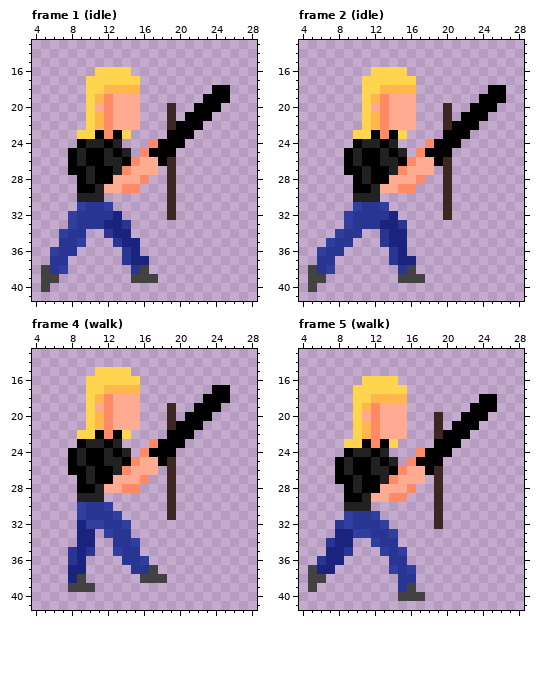
File history of a pixel-art file, assets/characters/averi.aseprite. That is the earlier state.
44x44 pixels, 16 frames. Colours within 5 levels of each other are drawn and written as one. Shown: frame 1 (idle): x 4..28, y 13..41; frame 2 (idle): x 4..28, y 13..41; frame 4 (walk): x 4..28, y 13..41; frame 5 (walk): x 4..28, y 13..41. The old version is drawn lined up with the new one, on the new canvas. The commit also changed other frames, which this record leaves out.
Now the later version:
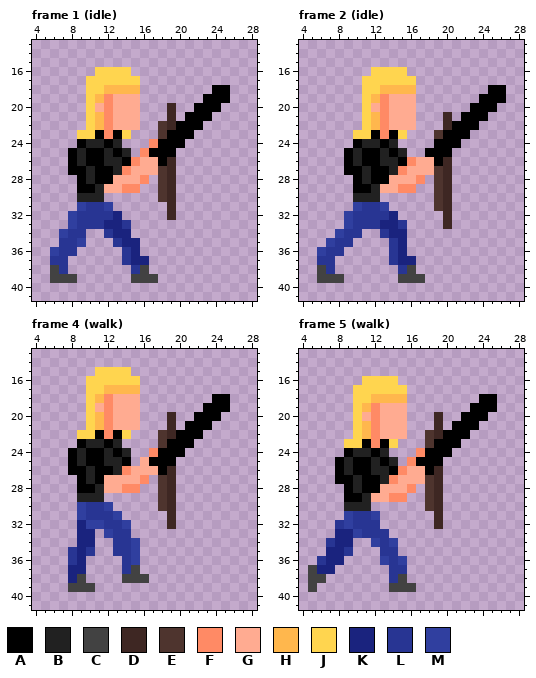
Palette (. is transparent): A #000000  B #212121  C #424242  D #3e2723  E #4e342e  F #ff8a65  G #ffab91  H #ffb74d  J #ffd54f  K #1a237e  L #283593  M #303f9f
Edits made:
canvas 44x44 -> 44x54
--- frame 1 (idle)
@@ x 16..20 @@
 21 ...D.
-22 ...DA
-23 ...AA
+22 ..EDA
+23 ..EAA
 24 .FAAA
@@ x 16..20 @@
 26 GGAD.
-27 GG.D.
-28 F..D.
-29 ...D.
-30 ...D.
+27 GGED.
+28 F.ED.
+29 ..ED.
+30 ..ED.
 31 ...D.
@@ x 4..10 @@
 37 ..LL...
-38 .CLM...
-39 .CC....
-40 .C.....
+38 ..CL...
+39 ..CCC..
+40 .......
 41 .......
--- frame 2 (idle)
@@ x 4..28 @@
 19 .......JHFGGG.......AAA..
-20 .......JGFGGG...D..AAA...
+20 .......JGFGGG......AAA...
 21 .......JHFGGG...D.AAA....
 22 .......JHFGGG...DAAA.....
-23 ......JJAFAJ....AAA......
-24 ......ABBAB...FAAA.......
-25 .....ABAABAB.FAAA........
+23 ......JJAFAJ...EAAA......
+24 ......ABBAB....AAA.......
+25 .....ABAABAB..AAA........
 26 .....ABAABBAFGGAD........
-27 .....AABAABFGGG.D........
-28 ......ABAAGGGF..D........
-29 ......AABGGFF...D........
-30 ......BBB.......D........
-31 ......MLLM......D........
+27 .....AABAABFGGGED........
+28 ......ABAAGGGF.ED........
+29 ......AABGGFF..ED........
+30 ......BBB......ED........
+31 ......MLLM.....ED........
 32 .....MLLLLK.....D........
-33 .....MLLLKKL.............
+33 .....MLLLKKL....D........
 34 ....MLL..LKK.............
-35 ...MLL...LKK.............
+35 ...MLL....LK.............
 36 ..MLL.....LK.............
 37 ..LL......LKK............
-38 .CLM.......LC............
-39 .CC........CCC...........
-40 .C.......................
+38 ..CL.......LC............
+39 ..CCC......CCC...........
+40 .........................
 41 .........................
--- frame 4 (walk)
@@ x 4..28 @@
 16 ......JJJJJJ.............
-17 ......JJHHHH........AA...
-18 ......JHFGGG.......AAA...
-19 ......JGFGGG...D..AAA....
-20 ......JHFGGG...D.AAA.....
-21 ......JHFGGG...DAAA......
-22 .....JJAFAJ....AAA.......
-23 .....ABBAB...FAAA........
-24 ....ABAABAB.FAAA.........
-25 ....ABAABBAFGGAD.........
-26 ....AABAABFGGG.D.........
-27 .....ABAAGGGF..D.........
-28 .....AABGGFF...D.........
-29 .....BBB.......D.........
-30 .....MLLM......D.........
+17 ......JJHHHH.............
+18 ......JHFGGG........AA...
+19 ......JGFGGG.......AAA...
+20 ......JHFGGG...D..AAA....
+21 ......JHFGGG...D.AAA.....
+22 .....JJAFAJ...EDAAA......
+23 .....ABBAB....EAAA.......
+24 ....ABAABAB..FAAA........
+25 ....ABAABBA.GAAA.........
+26 ....AABAABFGGGAD.........
+27 .....ABAGGGGF.ED.........
+28 .....AABGGFF..ED.........
+29 .....BBB......ED.........
+30 .....MLLM.....ED.........
 31 .....MLLLM.....D.........
-32 .....KMMLLM..............
+32 .....KMMLLM....D.........
 33 .....KK.MLL..............
 34 .....KK..LLM.............
-35 ....LKL..MLL.............
-36 ....LK....LLM............
-37 ....KK.....LLC...........
-38 ....KC......CCC..........
+35 ....LKL..LLM.............
+36 ....LK....LM.............
+37 ....KK....LC.............
+38 ....KC....CCC............
 39 ....CCC..................
--- frame 5 (walk)
@@ x 16..20 @@
 21 ...D.
-22 ...DA
-23 ...AA
+22 ..EDA
+23 ..EAA
 24 .FAAA
@@ x 9..20 @@
 26 BAABBAFGGAD.
-27 ABAABFGGG.D.
-28 ABAAGGGF..D.
-29 AABGGFF...D.
-30 BBB.......D.
+27 ABAABFGGGED.
+28 ABAAGGGF.ED.
+29 AABGGFF..ED.
+30 BBB......ED.
 31 MLLM......D.
-32 MLLLM.....D.
-33 KMMLLM......
-34 K..MLL......
-35 L...MLM.....
-36 .....LL.....
-37 .....MLM....
-38 ......LL....
-39 ......LC....
-40 ......CCC...
+32 MLLL......D.
+33 KMLLL.......
+34 K..MLM......
+35 L...LL......
+36 ....MLM.....
+37 .....LL.....
+38 .....LC.....
+39 .....CCC....
+40 ............
 41 ............
Pixel boxes of the changes (left, top, right, bottom) in both pictures:
added: (158, 121, 167, 202)
changed: (41, 265, 77, 292)
changed: (416, 103, 452, 229)
changed: (380, 238, 398, 247)
changed: (308, 265, 344, 292)
changed: (104, 385, 230, 583)
changed: (362, 430, 434, 601)
